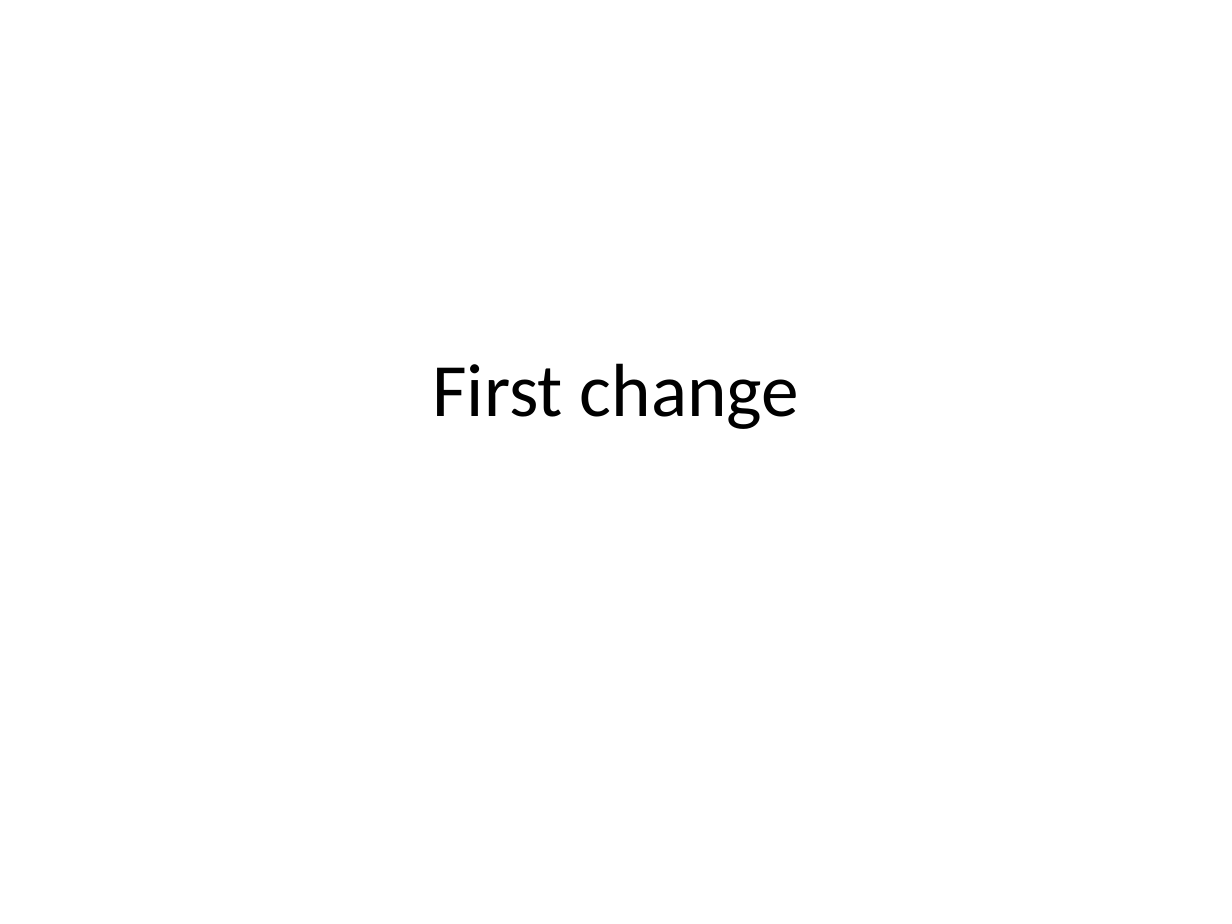
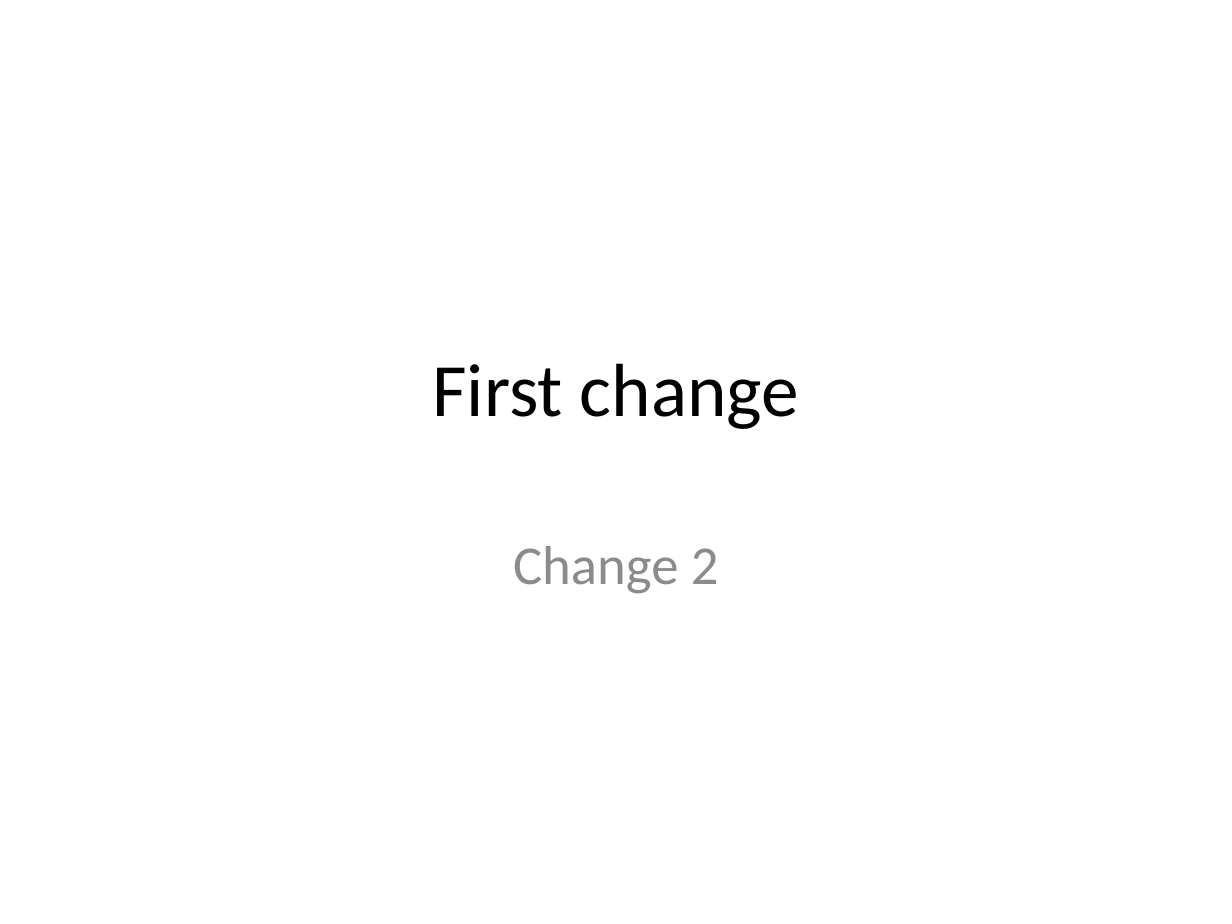
Before and after one commit to smluqman/intitail-practice-repo, a slide deck: slide 1 of presentation.pptx. Drawn at 1232x924 pixels with LibreOffice and Linux fonts; fonts in the diff are those of the drawing. Boxes give left, top, right and bottom in pixels: in the first picture for what was removed or moved away, otherwise in the second. Text is boxed around its words. In the diff, an @@ line names an element or a change of style, - is before the commit and + after.

Commit message:
Changed the pptx file

```diff
--- a/presentation.pptx
+++ b/presentation.pptx
@@ subtitle added at (x1=513, y1=546, x2=719, y2=594), 32 pt, text #8C8C8C @@
+Change 2
```
